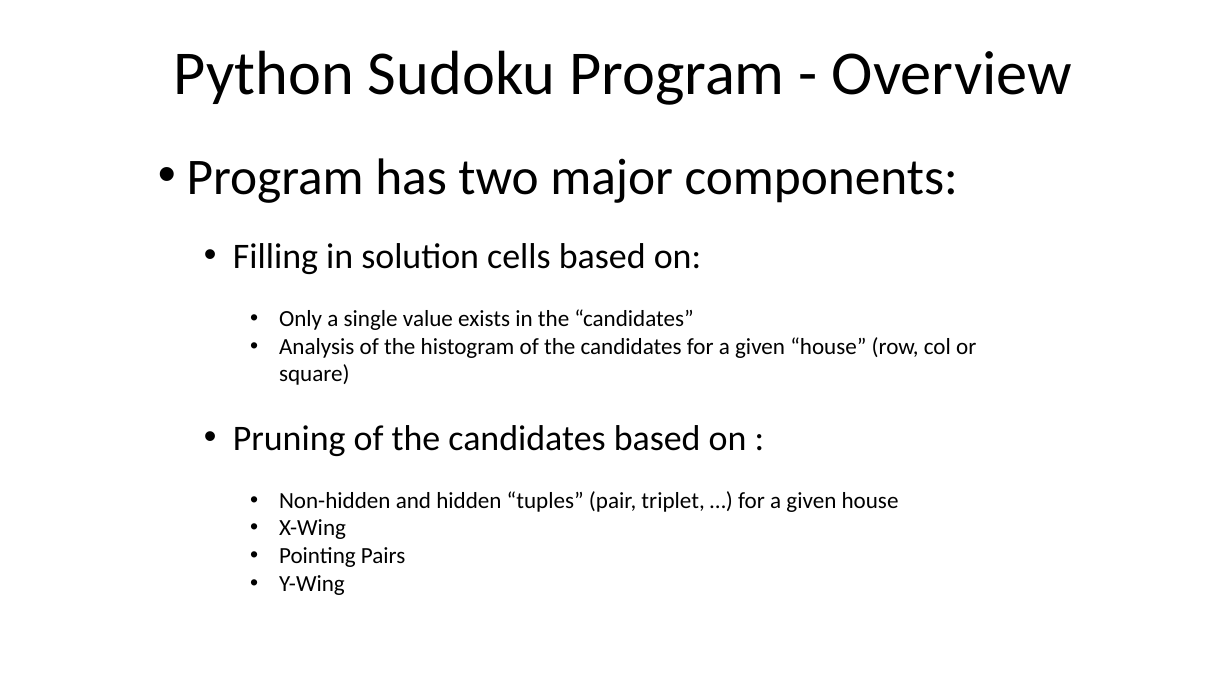
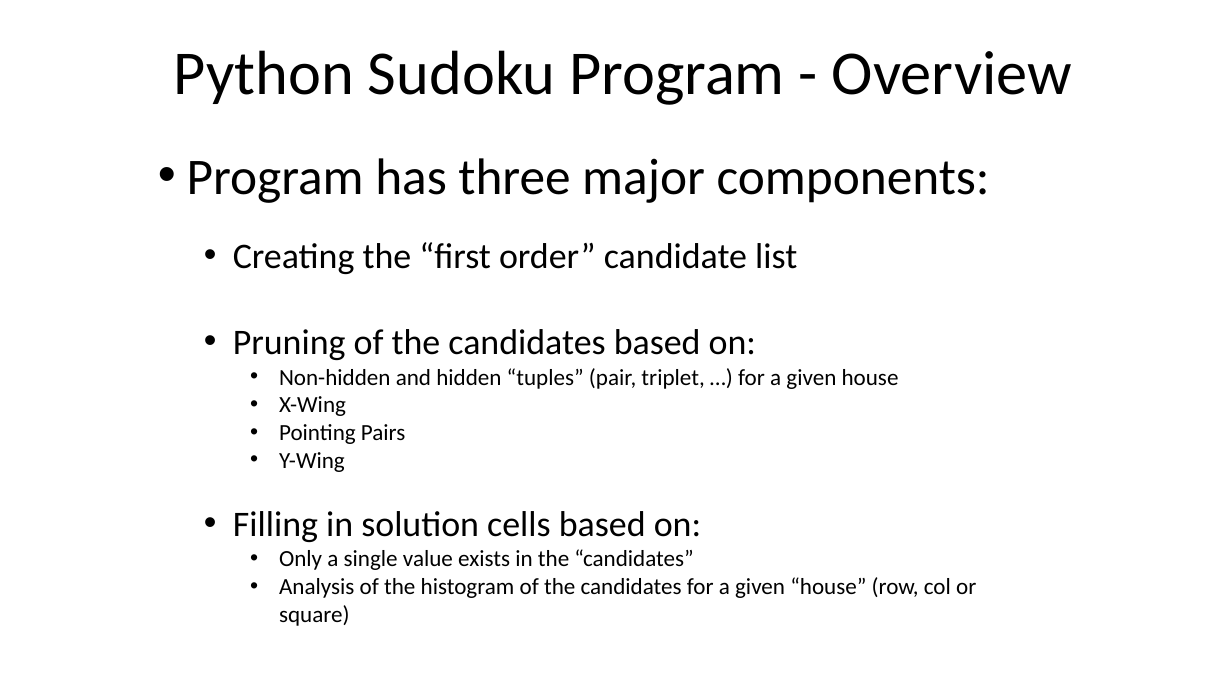
Before and after one commit to sgarrow/soduko, a slide deck: slide 1 of docs/prunning.pptx. Drawn at 1232x693 pixels with LibreOffice and Linux fonts; fonts in the diff are those of the drawing. Boxes give left, top, right and bottom in pixels: in the first picture for what was removed or moved away, otherwise in the second. Text is boxed around its words. In the diff, an @@ line names an element or a change of style, - is before the commit and + after.

```diff
--- a/docs/prunning.pptx
+++ b/docs/prunning.pptx
@@ text at (187,158,990,360): text changed; size 18 to 28 pt @@
-• Program has two major components:
-  • Filling in solution cells based on:
-    • Only a single value exists in the “candidates”
-    • Analysis of the histogram of the candidates for a given “house” (row, col or square)
-  • Pruning of the candidates based on :
+• Program has three major components:
+  • Creating the “first order” candidate list
+  • Pruning of the candidates based on:
@@ text at (233,511,976,626): paragraphs added @@
+  • Filling in solution cells based on:
+    • Only a single value exists in the “candidates”
+    • Analysis of the histogram of the candidates for a given “house” (row, col or square)
```
Also in this commit, not shown: 1 slide added, 1 other file.
